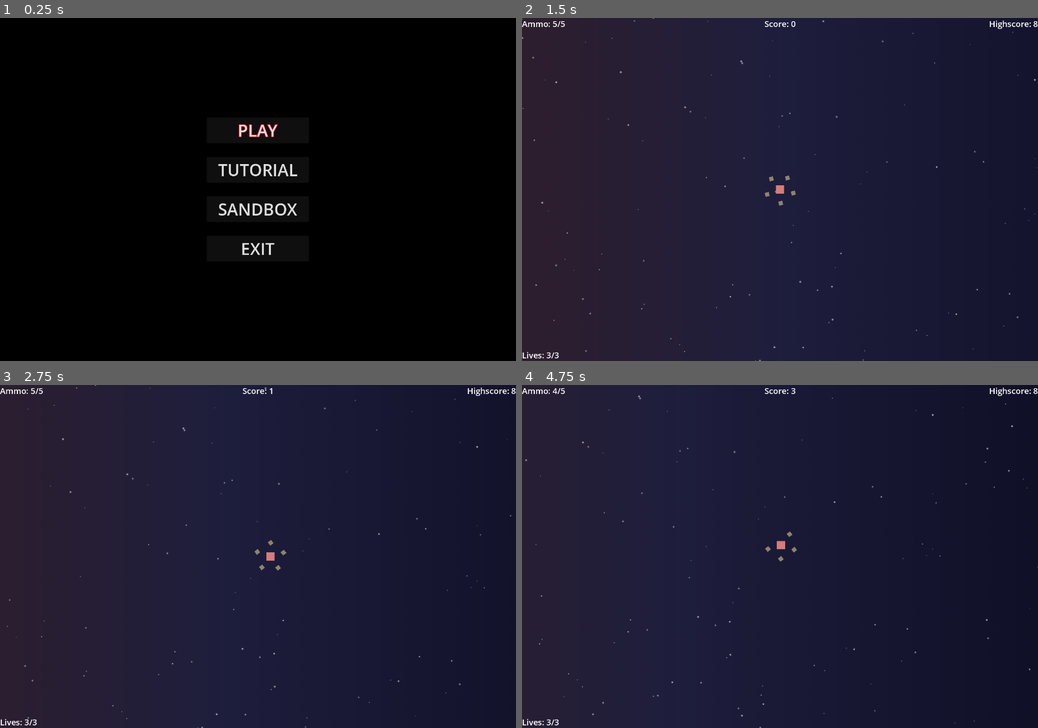
Above: before the commit, frames 1-4 (two rows, left to right).
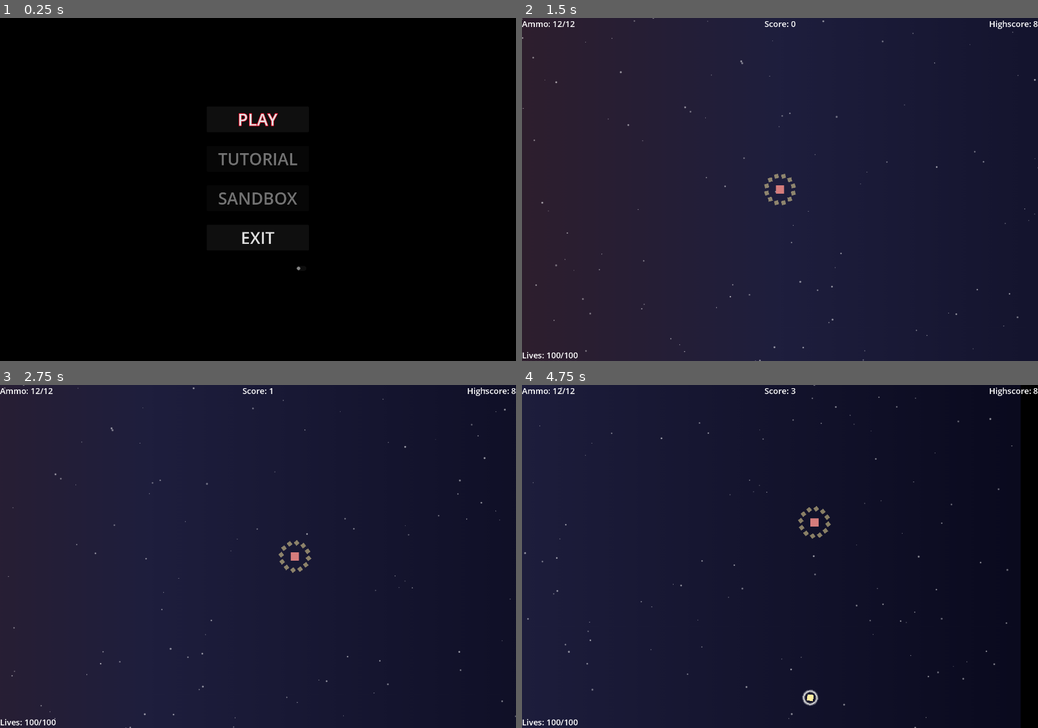
Above: after the commit, the same moments.

Repository: dvirmoran16-create/blob-links-game
Game: Godot game, scene res://scenes/main_scenes/main_menu.tscn
Same seed, same stepped clock (60 frames per second), same inputs: the game is played once before the commit and once after it.
Inputs (mouse positions are in pixels of both pictures, inside the frame that each line leads up to):
- Up to frame 1 (0.25 s): no input
- Up to frame 2 (1.5 s): click (780, 268) at 0.52 s; click "PLAY" at 1.25 s
- Up to frame 3 (2.75 s): move the mouse to (371, 539) at 2.02 s; hold Right (ui_right) from 2.03 s (still down); right-click (371, 539) at 2.1 s
- Up to frame 4 (4.75 s): move the mouse to (676, 573) at 2.77 s; release Right (ui_right) at 2.78 s; hold Down (ui_down) 2.78-3.53 s; right-click (676, 573) at 2.85 s; move the mouse to (831, 481) at 3.52 s; hold Right (ui_right) 3.53-4.28 s; click (831, 481) at 3.6 s; right-click (831, 481) at 3.8 s; move the mouse to (754, 625) at 4.27 s; hold Up (ui_up) from 4.28 s (still down); right-click (754, 625) at 4.35 s

The runs differ from the first frame. In frame 1, 1.5% of the frame differs, in the area x 42-59%, y 27-74%; in frame 2, 0.2%; in frame 3, 0.6%; in frame 4, 4.0%, in the area x 0-100%, y 0-100%.

Commit message:
added god mode; made explosion scale with num of blobs

Diff:
--- a/scenes/main_scenes/game.tscn
+++ b/scenes/main_scenes/game.tscn
@@ -14,9 +14,6 @@
 
 [node name="Game" type="Node2D" unique_id=668669891]
 
-[node name="ConnectionLines" type="Node2D" parent="." unique_id=1586112023]
-script = ExtResource("1_iywne")
-
 [node name="Player" parent="." unique_id=1281867858 instance=ExtResource("1_uwrxv")]
 motion_mode = 1
 
@@ -26,6 +23,9 @@
 limit_right = 1550
 limit_bottom = 1050
 position_smoothing_enabled = true
+
+[node name="ConnectionLines" type="Node2D" parent="." unique_id=1586112023]
+script = ExtResource("1_iywne")
 
 [node name="Walls" type="Node2D" parent="." unique_id=338789857]
 
--- a/scenes/main_scenes/main_menu.tscn
+++ b/scenes/main_scenes/main_menu.tscn
@@ -42,12 +42,14 @@
 [node name="TutorialButton" type="Button" parent="VBoxContainer" unique_id=768635037]
 layout_mode = 2
 size_flags_vertical = 3
+disabled = true
 text = "TUTORIAL"
 icon_alignment = 1
 
 [node name="SandboxButton" type="Button" parent="VBoxContainer" unique_id=679702639]
 layout_mode = 2
 size_flags_vertical = 3
+disabled = true
 text = "SANDBOX"
 icon_alignment = 1
 
@@ -56,3 +58,6 @@
 size_flags_vertical = 3
 text = "EXIT"
 icon_alignment = 1
+
+[node name="GodModeToggle" type="CheckButton" parent="VBoxContainer" unique_id=1459656580]
+layout_mode = 2
--- a/scripts/ammo_indicator.gd
+++ b/scripts/ammo_indicator.gd
@@ -27,6 +27,7 @@
 		add_child(dot)
 		dots.append(dot)
 
+
 func update_dots(ammo_count: int):
 	# Show/hide dots based on ammo
 	for i in range(dots.size()):
--- a/scripts/blob.gd
+++ b/scripts/blob.gd
@@ -56,7 +56,6 @@
 
 func trigger_explosions():
 	explode()
-	player.explode()
 	explode_link()
 	die()
 
--- a/scripts/blob_explosion.gd
+++ b/scripts/blob_explosion.gd
@@ -1,19 +1,27 @@
+class_name BlobExplosion
 extends Area2D
 
+var involved_blobs = 1
+var animation_time = 0.5
+var hurting_time = 0.2
 @onready var sprite = $Sprite2D
 
 func _ready():
+	var grade_factor = involved_blobs  # sqrt(involved_blobs)
+	scale *= grade_factor
+	animation_time *= grade_factor
+	hurting_time *= grade_factor
 	var shader_tween = create_tween()
 	shader_tween.tween_property(
 		sprite.material,
 		"shader_parameter/progress",
 		0.8,
-		0.5)
+		animation_time)
 	shader_tween.tween_callback(queue_free)
 
 	monitoring = true
 	body_entered.connect(_on_detect_player)
-	await get_tree().create_timer(0.2).timeout
+	await get_tree().create_timer(hurting_time).timeout
 	monitoring = false
 
 
--- a/scripts/main_menu.gd
+++ b/scripts/main_menu.gd
@@ -1,4 +1,6 @@
 extends Control
+
+var is_god_mode = false
 
 func _ready():
 	# Connect button signals
@@ -6,9 +8,10 @@
 	$VBoxContainer/TutorialButton.pressed.connect(_on_tutorial_pressed)
 	$VBoxContainer/SandboxButton.pressed.connect(_on_sandbox_pressed)
 	$VBoxContainer/ExitButton.pressed.connect(_on_exit_pressed)
+	$VBoxContainer/GodModeToggle.toggled.connect(_on_god_mode_toggled)
 
 func _on_play_pressed():
-	# Load the game scene
+	Player.god_mode = is_god_mode
 	get_tree().change_scene_to_file("res://scenes/main_scenes/game.tscn")
 
 func _on_tutorial_pressed():
@@ -19,3 +22,6 @@
 
 func _on_exit_pressed():
 	get_tree().quit()
+
+func _on_god_mode_toggled(is_on):
+	is_god_mode = is_on
--- a/scripts/player.gd
+++ b/scripts/player.gd
@@ -1,6 +1,7 @@
 class_name Player
 extends CharacterBody2D
 
+static var god_mode = false
 @onready var ammo_label = get_parent().get_node("UI/AmmoLabel")
 @onready var lives_label = get_parent().get_node("UI/LivesLabel")
 @onready var ammo_indicator : AmmoIndicator = $AmmoIndicator
@@ -21,8 +22,12 @@
 var explosion_scene = preload("res://scenes/blob_explosion.tscn")
 
 signal lives_changed(current: int, max: int, delta: int)
+signal ammo_changed(current: int, max: int, delta: int)
 
 func _ready():
+	if god_mode:
+		enter_god_mode()
+
 	ammo_indicator.max_ammo = max_ammo  # Sync the max ammo
 	ammo_indicator.create_dots()  # Recreate dots if needed
 	ammo_indicator.update_dots(current_ammo)
@@ -53,13 +58,13 @@
 		if not lit_blobs.is_empty():
 			handle_leap(lit_blobs)
 
-func handle_leap(lit_blobs):
-	var chosen_blob = find_chosen_blob(lit_blobs)
+func handle_leap(lit_blobs: Array):
+	var chosen_blob: Blob = find_chosen_blob(lit_blobs)
 	if chosen_blob and is_instance_valid(chosen_blob):
 		var leap_target_pos = chosen_blob.global_position
-		for blob : Blob in lit_blobs:
+		for blob: Blob in lit_blobs:
 			blob.trigger_explosions()
-
+		explode(lit_blobs.size())
 		global_position = leap_target_pos
 
 func find_chosen_blob(blobs):
@@ -77,8 +82,10 @@
 
 func update_ammo_status(delta : int, reset_timer=false):
 	current_ammo = clamp(current_ammo + delta, 0, max_ammo)
+
+	# TODO: use signal for these two!
+	# ammo_changed.emit(current_ammo, max_ammo, delta)
 	ammo_indicator.update_dots(current_ammo)
-
 	if ammo_label:
 		ammo_label.text = "Ammo: %d/%d" % [current_ammo, max_ammo]
 
@@ -121,8 +128,17 @@
 	wound_2.visible = missing_lives >= 2
 	wound_3.visible = missing_lives >= 3
 
-func explode():
-	var explosion = explosion_scene.instantiate()
+func explode(num_of_involved_blobs):
+	var explosion : BlobExplosion = explosion_scene.instantiate()
 	explosion.global_position = global_position
+	explosion.involved_blobs = num_of_involved_blobs
 	var game = get_parent()
 	game.call_deferred("add_child", explosion)
+
+func enter_god_mode():
+		max_ammo = 12
+		current_ammo = max_ammo
+		ammo_regen_time = 0.5
+		max_lives = 100
+		lives = max_lives
+		speed = 600
Not shown, changed: .gitignore
